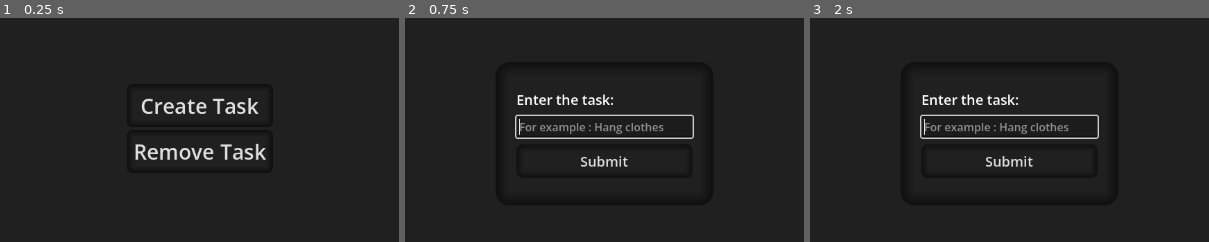
Above: before the commit, frames 1-3 (left to right).
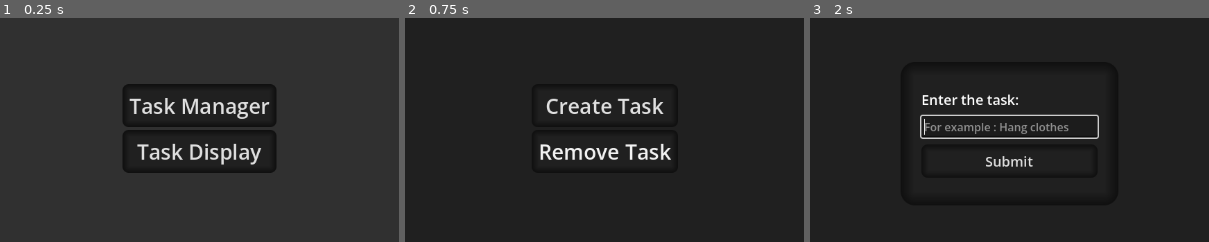
Above: after the commit, the same moments.

Repository: PanotiMihir/to-do-app
Game: Godot game, scene res://Folders/Scenes/main.tscn
Two runs of this game, one before a commit and one after it. Both use one fixed random seed, a clock stepped at 60 frames per second and the inputs below.
Inputs (mouse positions are % of the whole screen's width and height, from its top left):
- Up to frame 1 (0.25 s): no input
- Up to frame 2 (0.75 s): click (50, 45) at 0.5 s, where only the run before the commit has a clickable "Create Task"
- Up to frame 3 (2 s): click "Create Task" at 1.25 s
The pictures show only the part of the screen within x 25-75%, y 25-75%; the shares and areas given below are measured in that part.

The runs differ from the first frame. In frame 1, 2.8% of the frame differs, in the area x 32-68%, y 35-66%; in frame 2, 4.2%, in the area x 27-73%, y 33-67%; in frame 3, nothing differs.

Commit message:
Task Display Done

Diff:
--- a/Folders/Scenes/Reusable/task_display.tscn
+++ /dev/null
@@ -1,32 +0,0 @@
-[gd_scene format=3 uid="uid://w4nsug0ewx1s"]
-
-[node name="TaskDisplay" type="Control" unique_id=974335447]
-layout_mode = 3
-anchors_preset = 15
-anchor_right = 1.0
-anchor_bottom = 1.0
-grow_horizontal = 2
-grow_vertical = 2
-
-[node name="ColorRect" type="ColorRect" parent="." unique_id=674163759]
-layout_mode = 1
-anchors_preset = 15
-anchor_right = 1.0
-anchor_bottom = 1.0
-grow_horizontal = 2
-grow_vertical = 2
-color = Color(0.1882353, 0.1882353, 0.1882353, 1)
-
-[node name="TaskList" type="VBoxContainer" parent="ColorRect" unique_id=1932452867]
-layout_mode = 1
-anchors_preset = 8
-anchor_left = 0.5
-anchor_top = 0.5
-anchor_right = 0.5
-anchor_bottom = 0.5
-offset_left = -20.0
-offset_top = -20.0
-offset_right = 20.0
-offset_bottom = 20.0
-grow_horizontal = 2
-grow_vertical = 2
--- a/Folders/Scenes/Reusable/task_item.tscn
+++ b/Folders/Scenes/Reusable/task_item.tscn
@@ -16,17 +16,7 @@
 corner_radius_bottom_left = 20
 corner_detail = 20
 
-[node name="TaskItem" type="Control" unique_id=1116031363]
-layout_mode = 3
-anchors_preset = 15
-anchor_right = 1.0
-anchor_bottom = 1.0
-grow_horizontal = 2
-grow_vertical = 2
-script = ExtResource("1_stq1d")
-
-[node name="PanelContainer" type="PanelContainer" parent="." unique_id=1463150814]
-layout_mode = 1
+[node name="TaskItem" type="PanelContainer" unique_id=1764169234]
 anchors_preset = 8
 anchor_left = 0.5
 anchor_top = 0.5
@@ -39,22 +29,27 @@
 grow_horizontal = 2
 grow_vertical = 2
 theme_override_styles/panel = SubResource("StyleBoxFlat_qb0yt")
+script = ExtResource("1_stq1d")
 
-[node name="MarginContainer" type="MarginContainer" parent="PanelContainer" unique_id=664492298]
+[node name="MarginContainer" type="MarginContainer" parent="." unique_id=1122592415]
 layout_mode = 2
 theme_override_constants/margin_left = 10
 theme_override_constants/margin_top = 10
 theme_override_constants/margin_right = 10
 theme_override_constants/margin_bottom = 10
 
-[node name="HBoxContainer" type="HBoxContainer" parent="PanelContainer/MarginContainer" unique_id=206270052]
+[node name="HBoxContainer" type="HBoxContainer" parent="MarginContainer" unique_id=1555164967]
 layout_mode = 2
-alignment = 1
+theme_override_constants/separation = 10
 
-[node name="Label" type="Label" parent="PanelContainer/MarginContainer/HBoxContainer" unique_id=2131818979]
+[node name="Label" type="Label" parent="MarginContainer/HBoxContainer" unique_id=1124701143]
 layout_mode = 2
 text = "Task_Name"
 
-[node name="CheckBox" type="CheckBox" parent="PanelContainer/MarginContainer/HBoxContainer" unique_id=311896932]
+[node name="HSeparator" type="HSeparator" parent="MarginContainer/HBoxContainer" unique_id=686931035]
+layout_mode = 2
+size_flags_horizontal = 3
+
+[node name="CheckBox" type="CheckBox" parent="MarginContainer/HBoxContainer" unique_id=340176798]
 layout_mode = 2
 text = "Completed"
--- /dev/null
+++ b/Folders/Scenes/selection_screen.tscn
@@ -0,0 +1,84 @@
+[gd_scene format=3 uid="uid://b2kd6q7o3dmj4"]
+
+[ext_resource type="Script" uid="uid://bg7esipia5tst" path="res://Folders/Scripts/selection_screen.gd" id="1_8botx"]
+
+[sub_resource type="StyleBoxFlat" id="StyleBoxFlat_ht5m2"]
+bg_color = Color(0.1254902, 0.1254902, 0.1254902, 1)
+border_width_left = 10
+border_width_top = 10
+border_width_right = 10
+border_width_bottom = 10
+border_color = Color(0.0627451, 0.0627451, 0.0627451, 1)
+border_blend = true
+corner_radius_top_left = 8
+corner_radius_top_right = 8
+corner_radius_bottom_right = 8
+corner_radius_bottom_left = 8
+
+[sub_resource type="StyleBoxFlat" id="StyleBoxFlat_8botx"]
+bg_color = Color(0.06666667, 0.06666667, 0.06666667, 1)
+border_width_left = 10
+border_width_top = 10
+border_width_right = 10
+border_width_bottom = 10
+border_color = Color(0, 0, 0, 1)
+border_blend = true
+corner_radius_top_left = 8
+corner_radius_top_right = 8
+corner_radius_bottom_right = 8
+corner_radius_bottom_left = 8
+
+[sub_resource type="StyleBoxFlat" id="StyleBoxFlat_xfm00"]
+bg_color = Color(0.1254902, 0.1254902, 0.1254902, 1)
+border_width_left = 10
+border_width_top = 10
+border_width_right = 10
+border_width_bottom = 10
+border_color = Color(0.0627451, 0.0627451, 0.0627451, 1)
+border_blend = true
+corner_radius_top_left = 8
+corner_radius_top_right = 8
+corner_radius_bottom_right = 8
+corner_radius_bottom_left = 8
+
+[node name="SelectionScreen" type="Control" unique_id=579500293]
+layout_mode = 3
+anchors_preset = 15
+anchor_right = 1.0
+anchor_bottom = 1.0
+grow_horizontal = 2
+grow_vertical = 2
+script = ExtResource("1_8botx")
+
+[node name="VBoxContainer" type="VBoxContainer" parent="." unique_id=1551203790]
+layout_mode = 1
+anchors_preset = 8
+anchor_left = 0.5
+anchor_top = 0.5
+anchor_right = 0.5
+anchor_bottom = 0.5
+offset_left = -20.0
+offset_top = -20.0
+offset_right = 20.0
+offset_bottom = 20.0
+grow_horizontal = 2
+grow_vertical = 2
+
+[node name="Task Manager" type="Button" parent="VBoxContainer" unique_id=201077184]
+layout_mode = 2
+theme_override_font_sizes/font_size = 30
+theme_override_styles/normal = SubResource("StyleBoxFlat_ht5m2")
+theme_override_styles/pressed = SubResource("StyleBoxFlat_8botx")
+theme_override_styles/hover = SubResource("StyleBoxFlat_xfm00")
+text = "Task Manager"
+
+[node name="Task Display" type="Button" parent="VBoxContainer" unique_id=1240184811]
+layout_mode = 2
+theme_override_font_sizes/font_size = 30
+theme_override_styles/normal = SubResource("StyleBoxFlat_ht5m2")
+theme_override_styles/pressed = SubResource("StyleBoxFlat_8botx")
+theme_override_styles/hover = SubResource("StyleBoxFlat_xfm00")
+text = "Task Display"
+
+[connection signal="pressed" from="VBoxContainer/Task Manager" to="." method="_on_task_manager_pressed"]
+[connection signal="pressed" from="VBoxContainer/Task Display" to="." method="_on_task_display_pressed"]
--- /dev/null
+++ b/Folders/Scenes/task_display.tscn
@@ -0,0 +1,41 @@
+[gd_scene format=3 uid="uid://vspq7aqqoraj"]
+
+[ext_resource type="Script" uid="uid://tegcgrssa1ak" path="res://Folders/Scripts/task_display.gd" id="1_alk8i"]
+
+[node name="TaskDisplay" type="Control" unique_id=974335447]
+layout_mode = 3
+anchors_preset = 15
+anchor_right = 1.0
+anchor_bottom = 1.0
+grow_horizontal = 2
+grow_vertical = 2
+script = ExtResource("1_alk8i")
+
+[node name="ColorRect" type="ColorRect" parent="." unique_id=674163759]
+layout_mode = 1
+anchors_preset = 15
+anchor_right = 1.0
+anchor_bottom = 1.0
+grow_horizontal = 2
+grow_vertical = 2
+color = Color(0.1882353, 0.1882353, 0.1882353, 1)
+
+[node name="MarginContainer" type="MarginContainer" parent="." unique_id=1247191281]
+layout_mode = 1
+anchors_preset = -1
+anchor_top = 0.1
+anchor_right = 1.0
+anchor_bottom = 1.0
+theme_override_constants/margin_left = 20
+theme_override_constants/margin_top = 20
+theme_override_constants/margin_right = 20
+theme_override_constants/margin_bottom = 20
+
+[node name="ScrollContainer" type="ScrollContainer" parent="MarginContainer" unique_id=1440219614]
+layout_mode = 2
+
+[node name="TaskList" type="VBoxContainer" parent="MarginContainer/ScrollContainer" unique_id=472456644]
+layout_mode = 2
+size_flags_horizontal = 3
+size_flags_vertical = 3
+theme_override_constants/separation = 10
--- a/Folders/Scripts/global.gd
+++ b/Folders/Scripts/global.gd
@@ -1,3 +1,5 @@
 extends Node
 
+const tasks_filename := "tasks" # The name of the tasks save file
+
 var popup_open : bool = false
--- a/Folders/Scripts/input_box.gd
+++ b/Folders/Scripts/input_box.gd
@@ -3,11 +3,10 @@
 @onready var line_edit = $Panel/MarginContainer/VBoxContainer/LineEdit # Load the LineEdit as a var so I dont have to type the exact path a billion times.
 @onready var card_label = $Panel/MarginContainer/VBoxContainer/Label # Same as above for the label node.
 
-signal submitted(text : String) # Creates a signal named submitted with the arg text.
+signal submitted(text) # Creates a signal named submitted with the arg text.
 
 var label : String = "None" # Used to set the label of the input_box so that the user knows what to enter
 var placeholdertext : String = "None" # Used in the LineEdit to add an example which will disappear as soon as the user types something
-
 
 # Sets up the entire scene
 func setup(new_label : String, new_place_holder : String):
@@ -42,3 +41,9 @@
 # When the user presses enter in the line edit
 func _on_line_edit_text_submitted(_new_text: String) -> void:
 	submit() # Runs the submit func
+
+# To add the functionality to quit without submitting a task
+func _process(_delta: float) -> void:
+	if Input.is_action_just_pressed("Escape"):
+		submitted.emit(null)
+		queue_free()
--- a/Folders/Scripts/main.gd
+++ b/Folders/Scripts/main.gd
@@ -1,8 +1,8 @@
 extends Control
 
-var task_manager = preload("res://Folders/Scenes/task_manager.tscn")
+var selection_menu = preload("res://Folders/Scenes/selection_screen.tscn")
 
 func _ready() -> void:
 	Global.popup_open = false
-	var temp = task_manager.instantiate()
-	add_child(temp)
+	var menu = selection_menu.instantiate()
+	add_child(menu)
--- a/Folders/Scripts/save_manager.gd
+++ b/Folders/Scripts/save_manager.gd
@@ -2,42 +2,55 @@
 
 const save_location : String = "user://GameData/" # This variable holds the folder where all the files will be saved.
 
-func save_data(file_name, data):
-	DirAccess.make_dir_recursive_absolute(save_location)
+func save_data(file_name, data): # Takes file_name and data as inputs to save the data to the save location. Different files will be created for different filenames
+	DirAccess.make_dir_recursive_absolute(save_location) # Makes sure the save_location is there, and if it isnt, it creates one
 
-	var path = save_location + file_name + ".json"
+	var path = save_location + file_name + ".json" # Assembles the entire path to the file, so I dont have to pass the full path as an arg
 
-	var file = FileAccess.open(path, FileAccess.WRITE)
+	var file = FileAccess.open(path, FileAccess.WRITE) # Opens the file in read mode
 
-	if file == null:
-		print("File null: ", file_name)
-		return
+	if file == null: # Ensures that the code dosent stop if theres an error in opening the file
+		print("File null: ", file_name) # Prints the error for easier debugging
+		return # Stops the script
 
-	var string = JSON.stringify(data)
+	var string = JSON.stringify(data) # Converts the json data into string format to store into any type of file.
 
-	file.store_string(string)
+	if string == null: # Prevents crashes if the string couldn't load properly
+		print("Error in parsing the json data as string. Error from save manager, save func.") # Prints the error message for easier debugging
+		return # Stops the script
 
-	file.close()
+	file.store_string(string) # Saves the string to the file
 
-func load_data(file_name, default_data):
+	file.close() # Closes the file
 
-	var path = save_location + file_name + ".json"
+func load_data(file_name, default_data): # Takes file_name and default_data as inputs to load saved data. Returns default_data if anything fails
 
-	if not FileAccess.file_exists(path):
+	var path = save_location + file_name + ".json" # Assembles the full path to the file, same as in save_data
+
+	if not FileAccess.file_exists(path): # Checks if the file even exists before trying to open it
+		print("File does not exist: ", file_name) # Debug message
+		return default_data # Returns default if no file is found
+
+	var file = FileAccess.open(path, FileAccess.READ) # Opens the file in read mode
+
+	if file == null: # Ensures the code doesn't break if file couldn't be opened
+		print("File null while loading: ", file_name) # Debug message
+		return default_data # Return default data on failure
+
+	var contents = file.get_as_text() # Reads the file content as text
+
+	if contents == "": # Optional safety check for empty file
+		print("File empty: ", file_name)
+		file.close()
 		return default_data
 
-	var file = FileAccess.open(path, FileAccess.READ)
+	var data = JSON.parse_string(contents) # Converts the text back into usable data
 
-	if file == null:
+	if data == null: # Prevents crashes if JSON parsing fails
+		print("Error parsing JSON while loading: ", file_name)
+		file.close()
 		return default_data
 
-	var contents = file.get_as_text()
-
-	var data = JSON.parse_string(contents)
-
-	if data == null:
-		return default_data
-
-	file.close()
+	file.close() # Closes the file after reading
 
 	return data
--- /dev/null
+++ b/Folders/Scripts/selection_screen.gd
@@ -0,0 +1,7 @@
+extends Control
+
+func _on_task_manager_pressed() -> void:
+	get_tree().change_scene_to_file("res://Folders/Scenes/task_manager.tscn")
+
+func _on_task_display_pressed() -> void:
+	get_tree().change_scene_to_file("res://Folders/Scenes/task_display.tscn")
--- /dev/null
+++ b/Folders/Scripts/task_display.gd
@@ -0,0 +1,19 @@
+extends Control
+
+@onready var tasklist = $MarginContainer/ScrollContainer/TaskList
+
+var task_item = preload("res://Folders/Scenes/Reusable/task_item.tscn")
+
+func _ready() -> void:
+	refresh()
+
+func refresh():
+	for child in tasklist.get_children():
+		child.queue_free()
+
+	var tasks = SaveManager.load_data(Global.tasks_filename, [])
+
+	for task in tasks:
+		var task_entry = task_item.instantiate()
+		tasklist.add_child(task_entry)
+		task_entry.get_ready(task["task_name"], task["completed"])
--- a/Folders/Scripts/task_item.gd
+++ b/Folders/Scripts/task_item.gd
@@ -1,8 +1,8 @@
 extends Control
 
-@onready var label = $PanelContainer/MarginContainer/HBoxContainer/Label
-@onready var checkbox = $PanelContainer/MarginContainer/HBoxContainer/CheckBox
+@onready var label = $MarginContainer/HBoxContainer/Label # Preloads the label node so I dont have to type the whole path a billion times
+@onready var checkbox = $MarginContainer/HBoxContainer/CheckBox # Same as above but for the Checkbox node
 
-func _ready() -> void:
-    label.text = "hello"
-    checkbox.button_pressed = true
+func get_ready(lable : String, completed : bool): # Prepares the item displays to be displayed
+	label.text = lable # Sets the label of the item to the lable (Named weiredly bc I named the label node with the same name) var passed when calling the func.
+	checkbox.button_pressed = completed # Same as above but for the true or false value of the checkbox.
--- a/Folders/Scripts/task_manager.gd
+++ b/Folders/Scripts/task_manager.gd
@@ -4,15 +4,17 @@
 var input_box_preload = preload("res://Folders/Scenes/Reusable/input_box.tscn")
 
 var tasks : Array = [] # The default task array
-const save_file = "tasks" # The name of the save file
 
 func _ready() -> void:
-	tasks = SaveManager.load_data(save_file, tasks)
+	tasks = SaveManager.load_data(Global.tasks_filename ,tasks)
 	# Loads the data in the save location in the tasks list and keeps the list empty if there is no save file.
-	print(tasks) # prints the task list so that I can view the tasks and see if the savng system is working before I setup the display system.
-	for task in tasks:
-		var data = task["task_name"] + " " + str(task["completed"])
-		print(data)
+	print_tasks() # Prints the tasks so i can see the list of the task at the beggining of the project
+
+func print_tasks():
+	print("\n==== Tasks ====")
+	for task in tasks: # Prints task properly so it's easier for me to analyse them
+		var data = "Task Name: '" + task["task_name"] + "' Completed: " + str(task["completed"]) # Crestes the line to be printed
+		print(data) # Prints the line
 
 func get_task_details():
 	var input_box = input_box_preload.instantiate()
@@ -34,11 +36,16 @@
 func _on_create_pressed() -> void:
 	var task_name = await get_task_details() # Gets the name of the task from the user.
 
+	if task_name == null: # Ensures that if the user pressed escape, nothing happens
+		return
+
 	var task = {"task_name" : task_name, "completed" : false} # Creates the mini-dict to be added to the main task list.
 
 	tasks.append(task) # Adds the mini-dict to the main task list.
 
-	SaveManager.save_data(save_file, tasks) # Saves the list.
+	SaveManager.save_data(Global.tasks_filename, tasks) # Saves the list.
+
+	print_tasks() # Prints the task so that I can see the updated list
 
 func _on_remove_pressed() -> void:
 	pass # Replace with function body.
--- a/project.godot
+++ b/project.godot
@@ -27,6 +27,11 @@
 "events": [Object(InputEventKey,"resource_local_to_scene":false,"resource_name":"","device":-1,"window_id":0,"alt_press …(192 unchanged characters)…
 ]
 }
+Escape={
+"deadzone": 0.2,
+"events": [Object(InputEventKey,"resource_local_to_scene":false,"resource_name":"","device":-1,"window_id":0,"alt_pressed":false,"shift_pressed":false,"ctrl_pressed":false,"meta_pressed":false,"pressed":false,"keycode":0,"physical_keycode":4194305,"key_label":0,"unicode":0,"location":0,"echo":false,"script":null)
+]
+}
 
 [physics]
 
Not shown, added: Folders/Scripts/selection_screen.gd.uid
Not shown, added: Folders/Scripts/task_display.gd.uid
